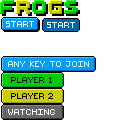
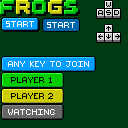
Revision of a layered 128×128 image; what changed, layer by layer:
painted on "Layer 7" over [96,0,121,43]
showed "Layer 6", painted on it over [0,0,128,128]
